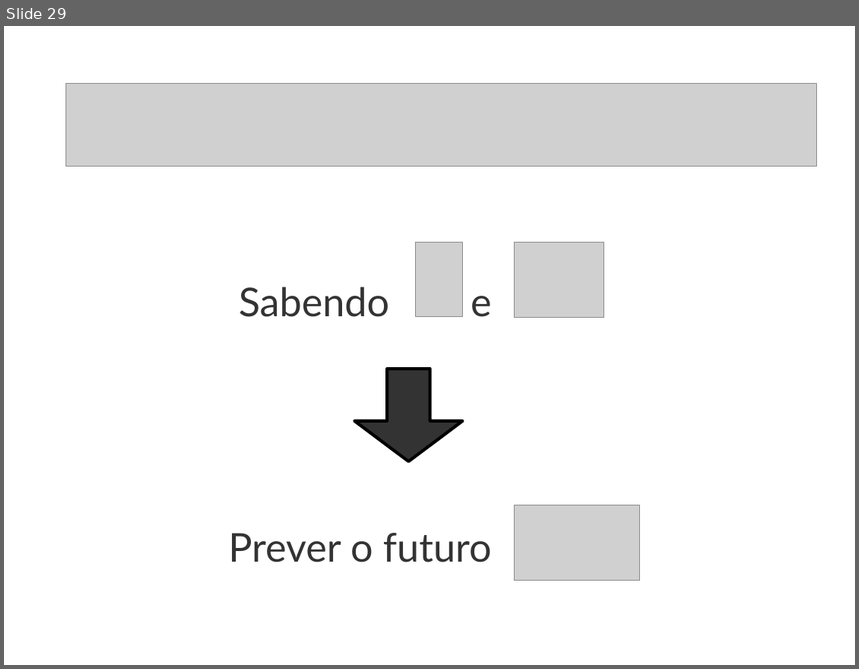
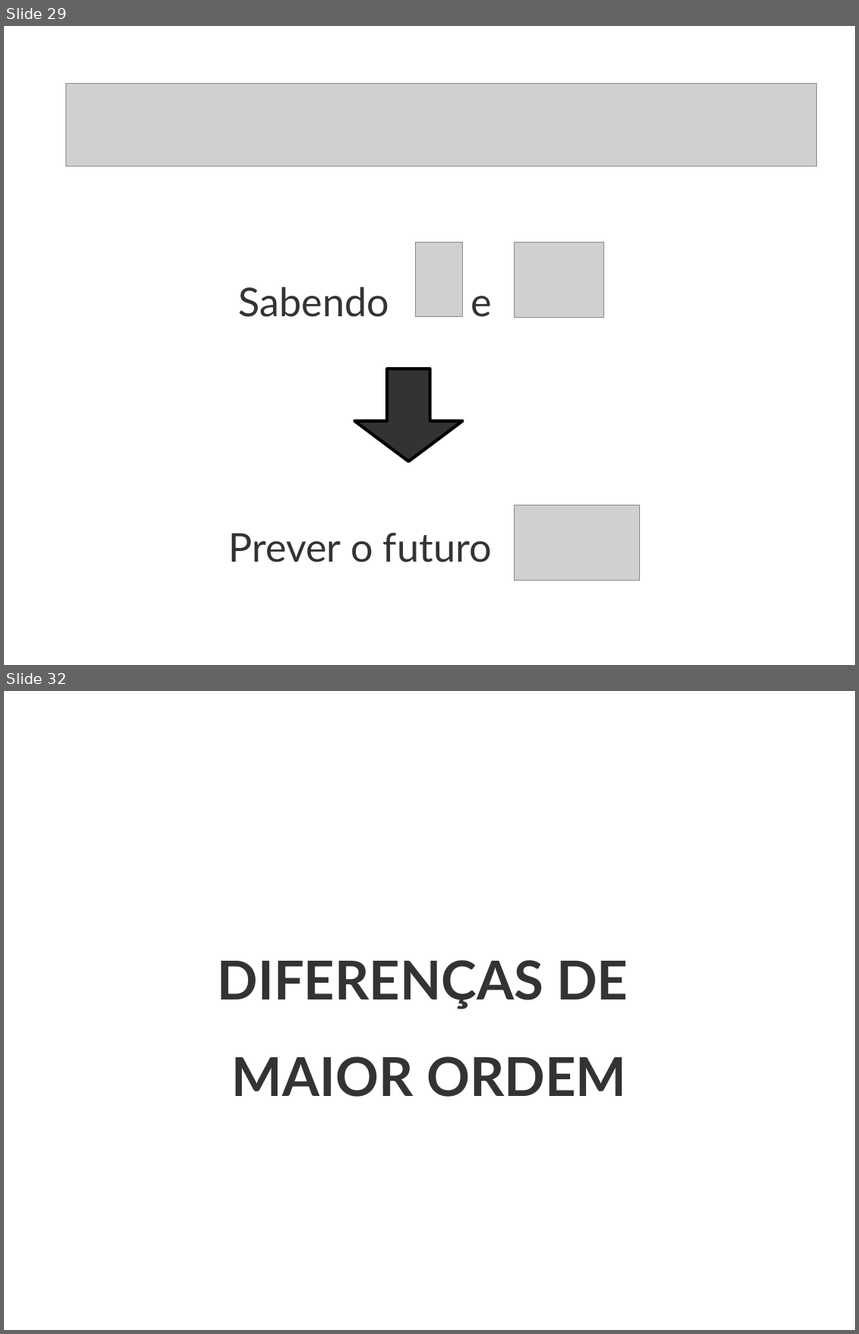
Before and after one commit to leouieda/aula-diferencas-finitas, a slide deck: modelagem-direta-diferencas-finitas.odp. Shown one above the other, each under a label of ours: slide 29 before the commit, slides 29 and 32 after it; the slides between them are not shown. The pictures are 859x669 and 859x1334 pixels, drawn with LibreOffice and Linux fonts; fonts in the diff are those of the drawing; grey boxes stand for pictures. Boxes give left, top, right and bottom in pixels: in the first picture for what was removed or moved away, otherwise in the second. Text is boxed around its words. In the diff, an @@ line names an element or a change of style, - is before the commit and + after.

```diff
--- a/modelagem-direta-diferencas-finitas.odp
+++ b/modelagem-direta-diferencas-finitas.odp
@@ slide 32 added at [4,691,855,1330], background #FFFFFF @@
@@ title added at [217,960,628,1097], 50 pt, text #333333, bold @@
+DIFERENÇAS DE
+MAIOR ORDEM
```
Also in this commit, not shown: 1 slide changed, 32 other slides added, 4 other files.
